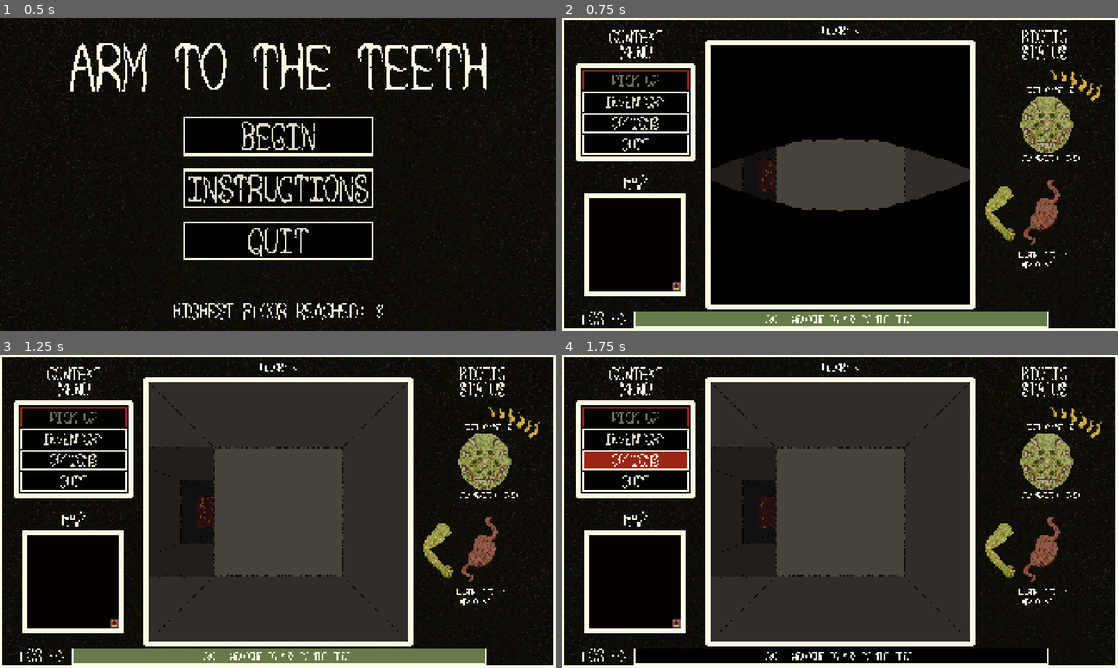
Above: before the commit, frames 1-4 (two rows, left to right).
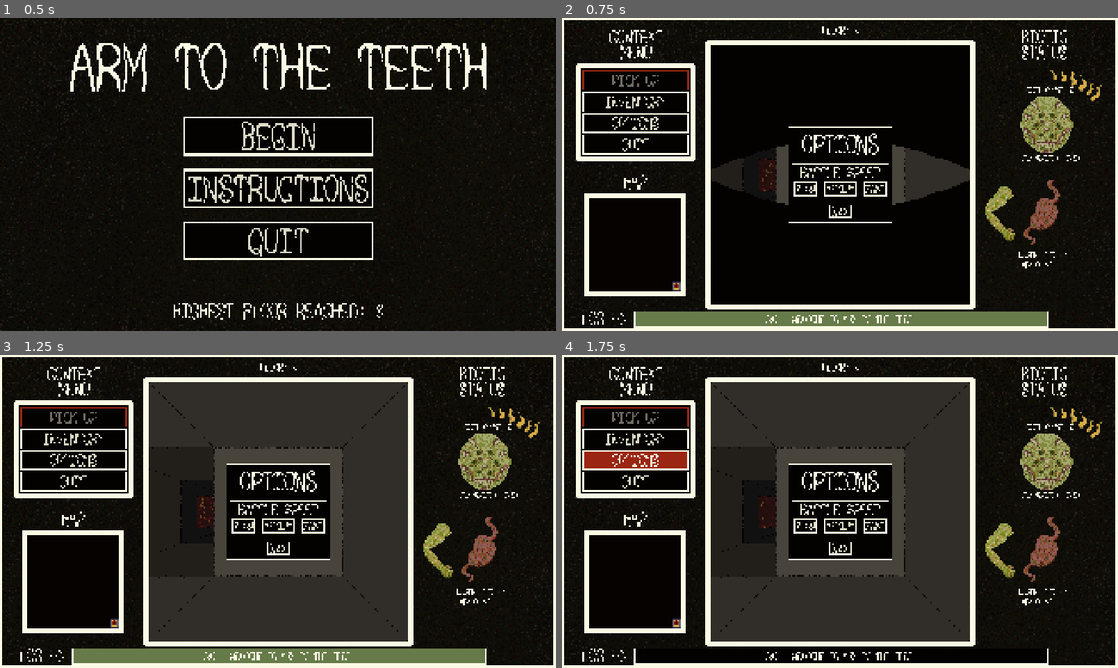
Above: after the commit, the same moments.

Repository: sym-z/arm-to-the-teeth
Game: Godot game, scene res://scenes/main_menu/main_menu.tscn
Two runs of this game, one before a commit and one after it. Both use one fixed random seed, a clock stepped at 60 frames per second and the inputs below. The project has no main scene, so this scene is started directly.
Inputs:
- Up to frame 1 (0.5 s): no input
- Up to frame 2 (0.75 s): click "BEGIN" at 0.5 s
- Up to frame 3 (1.25 s): no input
- Up to frame 4 (1.75 s): click "OPTIONS" at 1.25 s

Frame 1 is identical in both runs. In frame 2, 4.4% of the frame differs, in the area x 40-60%, y 34-66%; in frame 3, 5.8%; in frame 4, 5.8%.

Commit message:
Options menu built

Diff:
--- a/src/prefabs/ui/ui.tscn
+++ b/src/prefabs/ui/ui.tscn
@@ -39,6 +39,7 @@
 [ext_resource type="Texture2D" uid="uid://phlot456s1aj" path="res://assets/visual/ui/head_prototype_1B_decay.png" id="27_b1ex4"]
 [ext_resource type="Texture2D" uid="uid://cfq27bxdlsvip" path="res://assets/visual/ui/prototype_stomach_0_decay.png" id="28_mpgui"]
 [ext_resource type="Texture2D" uid="uid://dn3hnkdbovhlx" path="res://assets/visual/ui/arm_prototype_1_decay.png" id="29_3mq63"]
+[ext_resource type="Theme" uid="uid://bngidcl3amfnr" path="res://themes/options_menu/opt_buttons.tres" id="40_mpgui"]
 
 [sub_resource type="SpriteFrames" id="SpriteFrames_u5l0a"]
 animations = [{
@@ -535,6 +536,30 @@
 border_width_right = 4
 border_width_bottom = 4
 border_color = Color(0.984314, 0.980392, 0.898039, 1)
+
+[sub_resource type="StyleBoxFlat" id="StyleBoxFlat_3mq63"]
+bg_color = Color(0.0156863, 0.00784314, 0, 1)
+border_width_left = 4
+border_width_top = 4
+border_width_right = 4
+border_width_bottom = 4
+border_color = Color(0.984314, 0.980392, 0.898039, 1)
+expand_margin_left = 16.0
+expand_margin_top = 16.0
+expand_margin_right = 16.0
+expand_margin_bottom = 16.0
+
+[sub_resource type="StyleBoxFlat" id="StyleBoxFlat_otlga"]
+bg_color = Color(0.0156863, 0.00784314, 0, 1)
+border_width_left = 4
+border_width_top = 4
+border_width_right = 4
+border_width_bottom = 4
+border_color = Color(0.984314, 0.980392, 0.898039, 1)
+expand_margin_left = 9.0
+expand_margin_top = 4.0
+expand_margin_right = 9.0
+expand_margin_bottom = 9.0
 
 [node name="UI" type="CanvasLayer" node_paths=PackedStringArray("pickup_button", "inventory_button", "options_button",  …(404 unchanged characters)…
 script = ExtResource("1_gxjsb")
@@ -971,6 +996,84 @@
 horizontal_alignment = 1
 vertical_alignment = 1
 
+[node name="Options" type="CanvasLayer" parent="."]
+layer = 2
+
+[node name="MarginContainer" type="MarginContainer" parent="Options"]
+anchors_preset = 15
+anchor_right = 1.0
+anchor_bottom = 1.0
+offset_top = 1.0
+offset_bottom = 1.0
+grow_horizontal = 2
+grow_vertical = 2
+mouse_filter = 2
+
+[node name="CenterContainer" type="CenterContainer" parent="Options/MarginContainer"]
+layout_mode = 2
+mouse_filter = 2
+
+[node name="PanelContainer" type="PanelContainer" parent="Options/MarginContainer/CenterContainer"]
+layout_mode = 2
+mouse_filter = 2
+theme_override_styles/panel = SubResource("StyleBoxFlat_3mq63")
+
+[node name="Options" type="VBoxContainer" parent="Options/MarginContainer/CenterContainer/PanelContainer"]
+layout_mode = 2
+mouse_filter = 2
+theme_override_constants/separation = 33
+
+[node name="Header" type="Label" parent="Options/MarginContainer/CenterContainer/PanelContainer/Options"]
+layout_mode = 2
+theme_override_fonts/font = ExtResource("18_w51vb")
+theme_override_font_sizes/font_size = 76
+text = "OPTIONS"
+horizontal_alignment = 1
+
+[node name="PanelContainer" type="PanelContainer" parent="Options/MarginContainer/CenterContainer/PanelContainer/Options"]
+layout_mode = 2
+mouse_filter = 2
+theme_override_styles/panel = SubResource("StyleBoxFlat_otlga")
+
+[node name="VBoxContainer" type="VBoxContainer" parent="Options/MarginContainer/CenterContainer/PanelContainer/Options/PanelContainer"]
+layout_mode = 2
+mouse_filter = 2
+theme_override_constants/separation = 14
+
+[node name="Battle Speed Label" type="Label" parent="Options/MarginContainer/CenterContainer/PanelContainer/Options/PanelContainer/VBoxContainer"]
+layout_mode = 2
+theme_override_fonts/font = ExtResource("18_w51vb")
+theme_override_font_sizes/font_size = 46
+text = "BATTLE SPEED"
+horizontal_alignment = 1
+
+[node name="Speed Buttons" type="HBoxContainer" parent="Options/MarginContainer/CenterContainer/PanelContainer/Options/PanelContainer/VBoxContainer"]
+layout_mode = 2
+mouse_filter = 2
+theme_override_constants/separation = 32
+alignment = 1
+
+[node name="Slow" type="Button" parent="Options/MarginContainer/CenterContainer/PanelContainer/Options/PanelContainer/VBoxContainer/Speed Buttons"]
+layout_mode = 2
+theme = ExtResource("40_mpgui")
+text = "SLOW"
+
+[node name="Medium" type="Button" parent="Options/MarginContainer/CenterContainer/PanelContainer/Options/PanelContainer/VBoxContainer/Speed Buttons"]
+layout_mode = 2
+theme = ExtResource("40_mpgui")
+text = "MEDIUM"
+
+[node name="Fast" type="Button" parent="Options/MarginContainer/CenterContainer/PanelContainer/Options/PanelContainer/VBoxContainer/Speed Buttons"]
+layout_mode = 2
+theme = ExtResource("40_mpgui")
+text = "FAST"
+
+[node name="Back" type="Button" parent="Options/MarginContainer/CenterContainer/PanelContainer/Options"]
+layout_mode = 2
+size_flags_horizontal = 4
+theme = ExtResource("40_mpgui")
+text = "BACK"
+
 [connection signal="mini_map_ready" from="Mini Map Layer/Mini Map" to="." method="_on_mini_map_mini_map_ready"]
 [connection signal="pressed" from="Context Menu/Context Menu Container/Button Container/Pick Up" to="." method="_on_pick_up_pressed"]
 [connection signal="pressed" from="Context Menu/Context Menu Container/Button Container/Inventory" to="." method="_on_inventory_pressed"]
--- /dev/null
+++ b/src/themes/options_menu/opt_buttons.tres
@@ -0,0 +1,33 @@
+[gd_resource type="Theme" load_steps=4 format=3 uid="uid://bngidcl3amfnr"]
+
+[ext_resource type="FontFile" uid="uid://btusrtqjgu407" path="res://assets/visual/ui/ui_font_1.png" id="1_p6wh5"]
+
+[sub_resource type="StyleBoxFlat" id="StyleBoxFlat_u1d5e"]
+bg_color = Color(0.603922, 0.145098, 0.0745098, 1)
+border_width_left = 4
+border_width_top = 4
+border_width_right = 4
+border_width_bottom = 4
+border_color = Color(0.984314, 0.980392, 0.898039, 1)
+expand_margin_left = 4.0
+expand_margin_top = 4.0
+expand_margin_right = 4.0
+expand_margin_bottom = 4.0
+
+[sub_resource type="StyleBoxFlat" id="StyleBoxFlat_x3itv"]
+bg_color = Color(0.0156863, 0.00784314, 0, 1)
+border_width_left = 4
+border_width_top = 4
+border_width_right = 4
+border_width_bottom = 4
+border_color = Color(0.984314, 0.980392, 0.898039, 1)
+expand_margin_left = 4.0
+expand_margin_top = 4.0
+expand_margin_right = 4.0
+expand_margin_bottom = 4.0
+
+[resource]
+Button/font_sizes/font_size = 32
+Button/fonts/font = ExtResource("1_p6wh5")
+Button/styles/hover = SubResource("StyleBoxFlat_u1d5e")
+Button/styles/normal = SubResource("StyleBoxFlat_x3itv")
Not shown: 1 places in src/prefabs/ui/ui.tscn that only renumber resources
Not shown, changed: docs/DEVLOG.md
